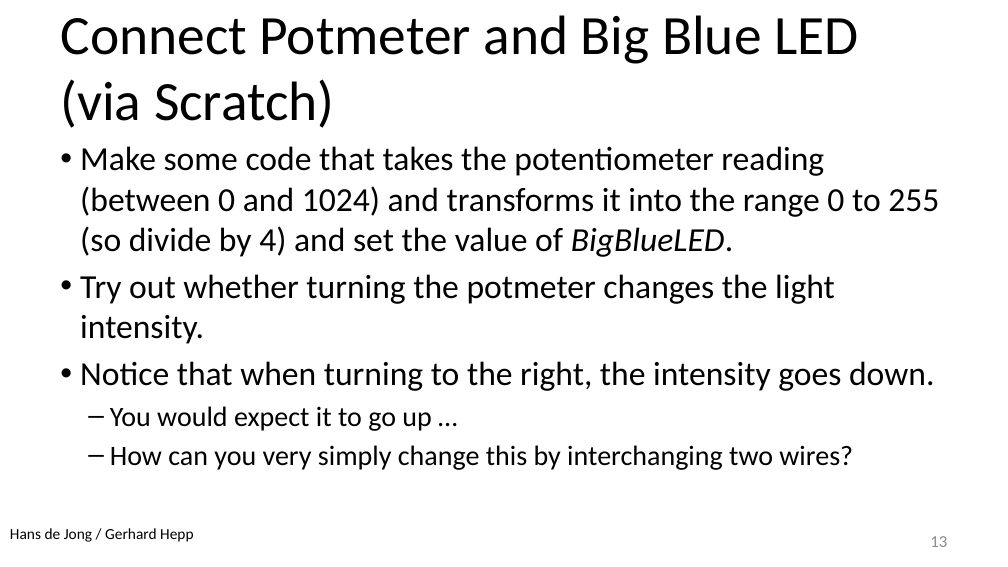
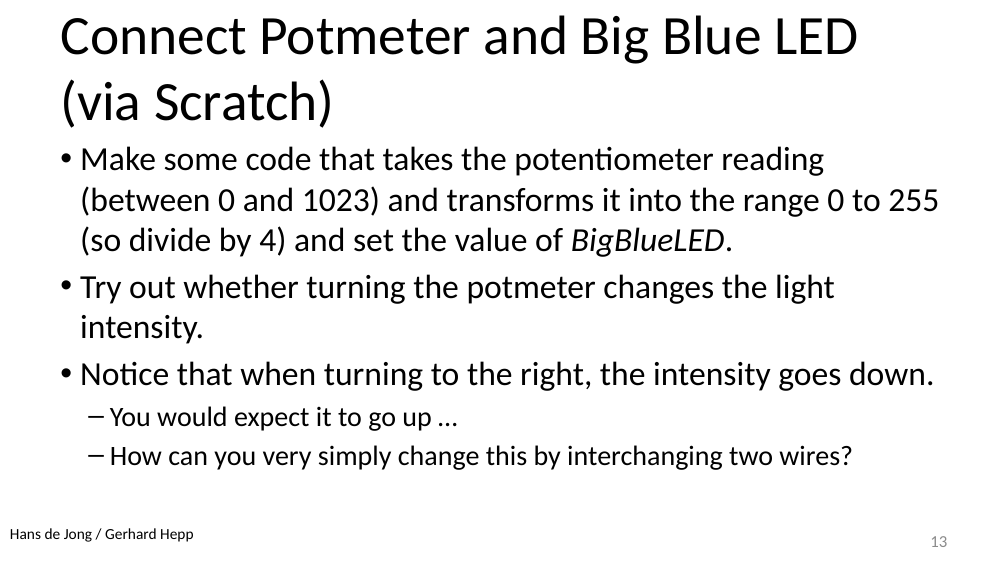
Before and after one commit to hansdejongehv/scratchClient-Tutorials, a slide deck: slide 13 of scratchClientTutorial/UK---English/UK - 2 - scratchCl Intermediate Tutorial.pptx. Drawn at 1008x567 pixels with LibreOffice and Linux fonts; fonts in the diff are those of the drawing; background and template pictures are left out. Boxes give left, top, right and bottom in pixels: in the first picture for what was removed or moved away, otherwise in the second. Text is boxed around its words. In the diff, an @@ line names an element or a change of style, - is before the commit and + after.

```diff
--- a/scratchClientTutorial/UK---English/UK - 2 - scratchCl Intermediate Tutorial.pptx
+++ b/scratchClientTutorial/UK---English/UK - 2 - scratchCl Intermediate Tutorial.pptx
@@ text at box(80, 146, 939, 257): text changed @@
-• Make some code that takes the potentiometer reading (between 0 and 1024) and transforms it into the range 0 to 255 (so divide by 4) and set the value of BigBlueLED.
+• Make some code that takes the potentiometer reading (between 0 and 1023) and transforms it into the range 0 to 255 (so divide by 4) and set the value of BigBlueLED.
```
Also in this commit, not shown: 8 other slides changed, 12 slides removed, 21 other files.
